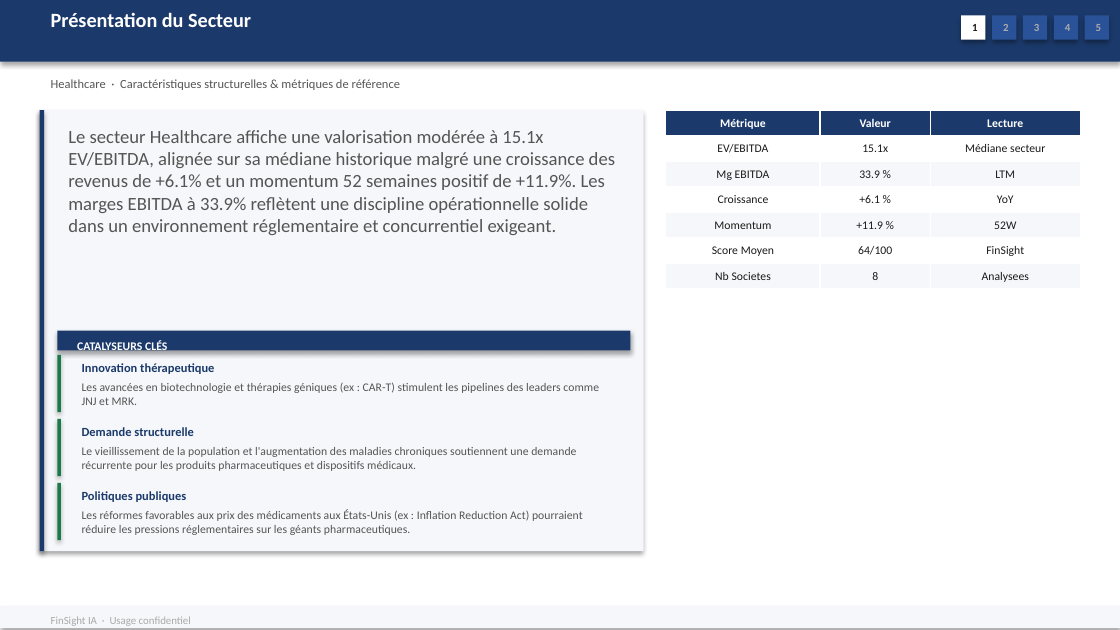
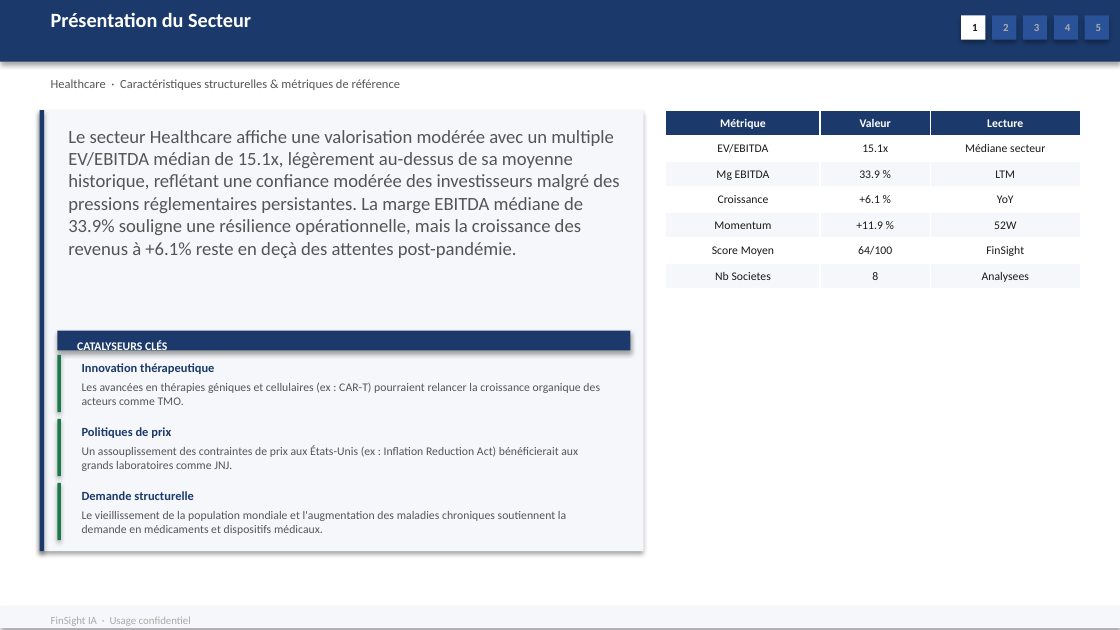
Before and after one commit to baptistejeh07-art/finsight-ia, a slide deck: slide 5 of preview/secteur_Healthcare_S&P_500/secteur_Healthcare_S&P_500.pptx. Drawn at 1120x630 pixels with LibreOffice and Linux fonts; fonts in the diff are those of the drawing. Boxes give left, top, right and bottom in pixels: in the first picture for what was removed or moved away, otherwise in the second. Text is boxed around its words. In the diff, an @@ line names an element or a change of style, - is before the commit and + after.

Commit message:
chore(preview): secteur_Healthcare_S&P_500 outputs regeneres

```diff
--- a/preview/secteur_Healthcare_S&P_500/secteur_Healthcare_S&P_500.pptx
+++ b/preview/secteur_Healthcare_S&P_500/secteur_Healthcare_S&P_500.pptx
@@ text at (68, 130, 619, 258): text changed @@
-Le secteur Healthcare affiche une valorisation modérée à 15.1x EV/EBITDA, alignée sur sa médiane historique malgré une croissance des revenus de +6.1% et un momentum 52 semaines positif de +11.9%. Les marges EBITDA à 33.9% reflètent une discipline opérationnelle solide dans un environnement réglementaire et concurrentiel exigeant.
+Le secteur Healthcare affiche une valorisation modérée avec un multiple EV/EBITDA médian de 15.1x, légèrement au-dessus de sa moyenne historique, reflétant une confiance modérée des investisseurs malgré des pressions réglementaires persistantes. La marge EBITDA médiane de 33.9% souligne une résilience opérationnelle, mais la croissance des revenus à +6.1% reste en deçà des attentes post-pandémie.
@@ text at (82, 382, 600, 405): text changed @@
-Les avancées en biotechnologie et thérapies géniques (ex : CAR-T) stimulent les pipelines des leaders comme JNJ et MRK.
+Les avancées en thérapies géniques et cellulaires (ex : CAR-T) pourraient relancer la croissance organique des acteurs comme TMO.
@@ text at (82, 446, 578, 471): text changed @@
-Le vieillissement de la population et l'augmentation des maladies chroniques soutiennent une demande récurrente pour les produits pharmaceutiques et dispositifs médicaux.
+Un assouplissement des contraintes de prix aux États-Unis (ex : Inflation Reduction Act) bénéficierait aux grands laboratoires comme JNJ.
@@ text at (82, 427, 171, 438): text changed @@
-Politiques publiques
+Politiques de prix
@@ text "Demande structurelle": place and size @@
-text "Demande structurelle" at (82, 427, 193, 436)
+text "Demande structurelle" at (82, 491, 193, 500)
@@ text at (82, 511, 566, 535): text changed @@
-Les réformes favorables aux prix des médicaments aux États-Unis (ex : Inflation Reduction Act) pourraient réduire les pressions réglementaires sur les géants pharmaceutiques.
+Le vieillissement de la population mondiale et l'augmentation des maladies chroniques soutiennent la demande en médicaments et dispositifs médicaux.
```
Also in this commit, not shown: 5 other slides changed, 2 other files.
